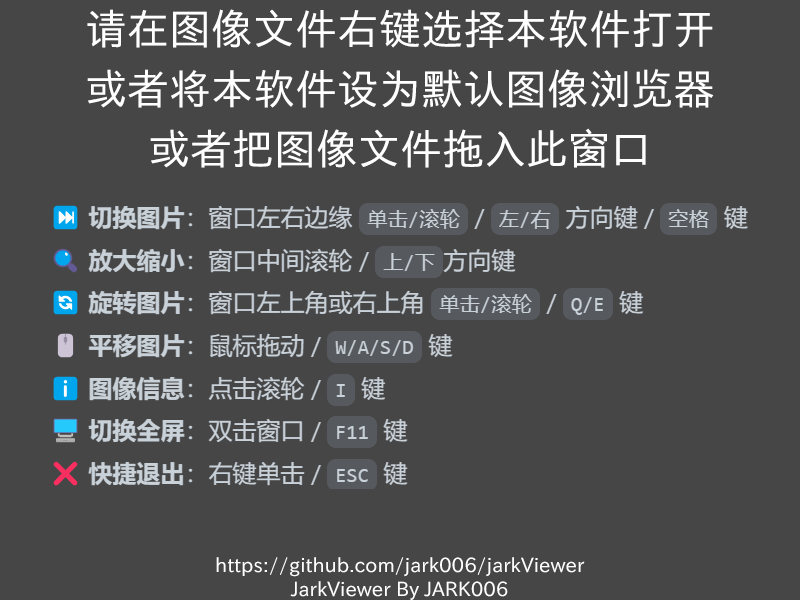
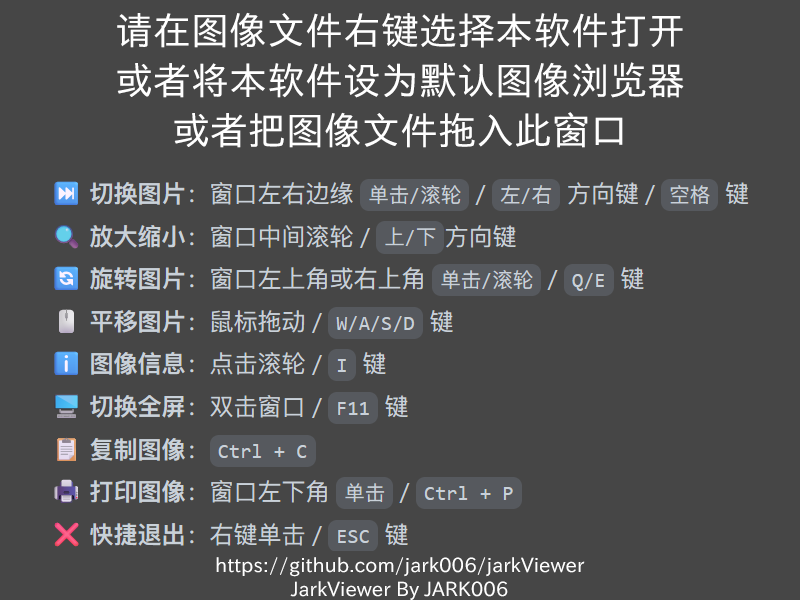
Revision of a layered 800 × 600 image; what changed, layer by layer:
painted on "请在图像文件右键选择本软件打开 或者将本软件设为默认图像浏览器 或者把图像文件拖入此窗口" over [87, 9, 714, 168]
renamed "图层 3" to "图层 4", painted on it over [53, 179, 749, 551]
